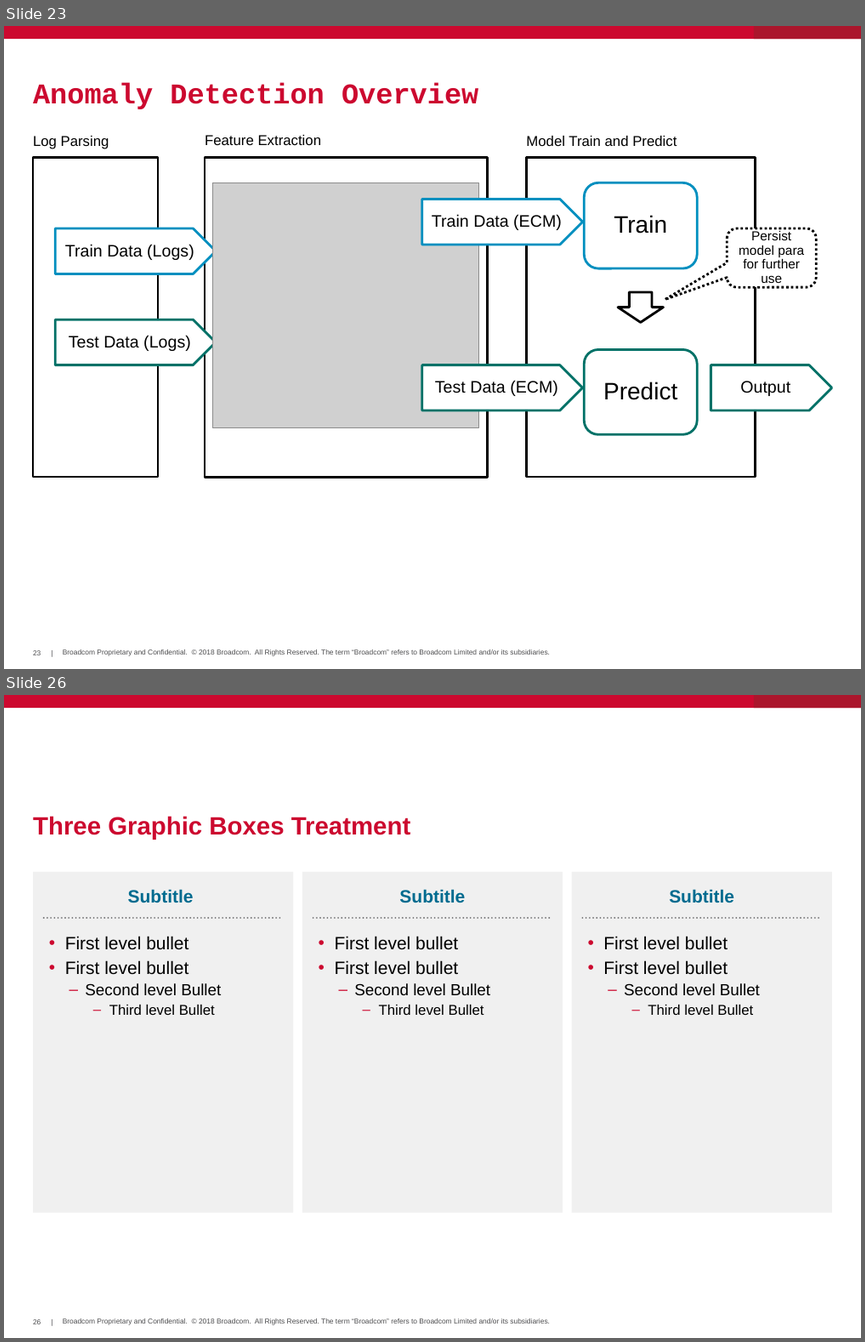
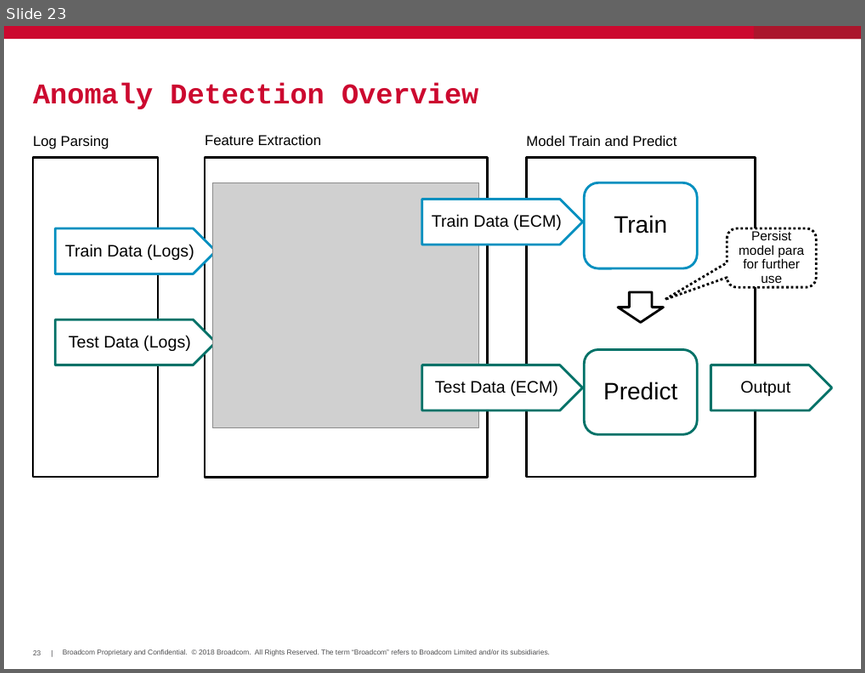
Before and after one commit to hayhan/loganalyzer, a slide deck: papers/LogAnalyzerIntro.pptx. Shown one above the other, each under a label of ours: slides 23 and 26 before the commit, slide 23 after it; the slides between them are not shown. The pictures are 865x1342 and 865x673 pixels, drawn with LibreOffice and Linux fonts; fonts in the diff are those of the drawing; grey boxes stand for pictures; background and template pictures are left out. Boxes give left, top, right and bottom in pixels: in the first picture for what was removed or moved away, otherwise in the second. Text is boxed around its words. In the diff, an @@ line names an element or a change of style, - is before the commit and + after.

```diff
--- a/papers/LogAnalyzerIntro.pptx
+++ b/papers/LogAnalyzerIntro.pptx
@@ slide 26 removed at (4,695,861,1338), background #FFFFFF; not listed: 5 template elements that a slide beside it also shows @@
@@ title removed at (33,816,411,839) @@
-Three Graphic Boxes Treatment
@@ rectangle removed at (33,872,294,1213) @@
-Subtitle
-• First level bullet
-• First level bullet
-  – Second level Bullet
-    – Third level Bullet
@@ rectangle removed at (302,872,562,1213) @@
-Subtitle
-• First level bullet
-• First level bullet
-  – Second level Bullet
-    – Third level Bullet
@@ rectangle removed at (571,872,832,1213) @@
-Subtitle
-• First level bullet
-• First level bullet
-  – Second level Bullet
-    – Third level Bullet
@@ line removed from (43, 918) to (283, 918) @@
@@ line removed from (313, 918) to (551, 918) @@
@@ line removed from (582, 918) to (821, 918) @@
```
Also in this commit, not shown: 2 slides changed, 9 slides added, 13 other slides removed.
